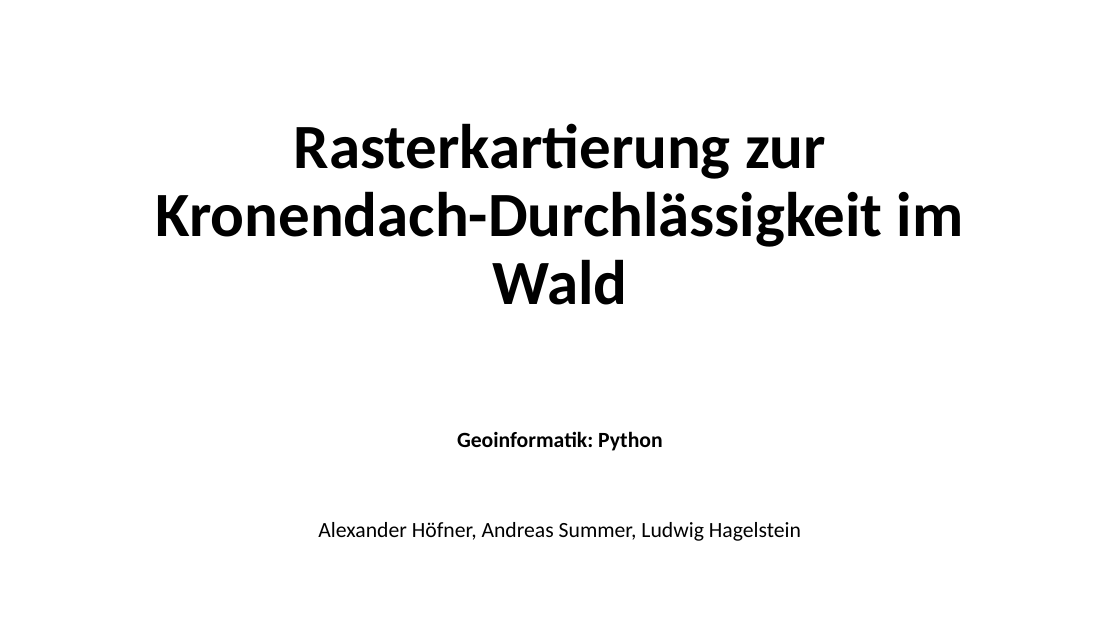
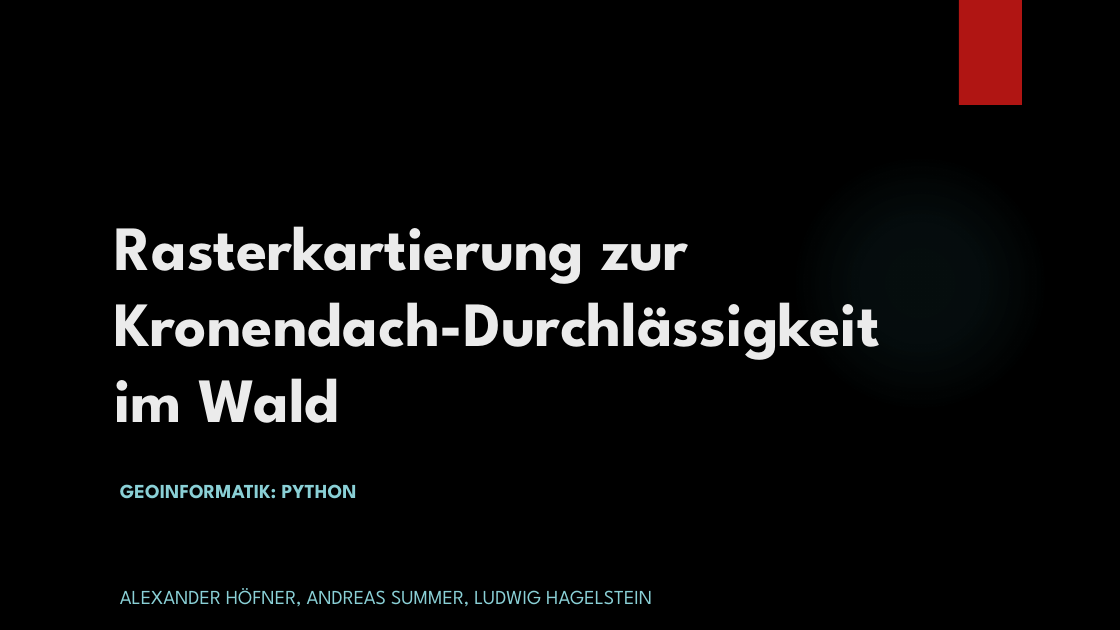
Before and after one commit to PythonThema4/kronendach, a slide deck: slide 1 of Kronendach-Durchlässigkeit.pptx. Drawn at 1120x630 pixels with LibreOffice and Linux fonts; fonts in the diff are those of the drawing; background and template pictures are left out. Boxes give left, top, right and bottom in pixels: in the first picture for what was removed or moved away, otherwise in the second. Text is boxed around its words. In the diff, an @@ line names an element or a change of style, - is before the commit and + after.

```diff
--- a/Kronendach-Durchlässigkeit.pptx
+++ b/Kronendach-Durchlässigkeit.pptx
@@ background #FFFFFF to picture (left out) @@
@@ rectangle added at [959, 0, 1022, 105], fill #B01513 @@
@@ title "Rasterkartierung zur Kronendach-Durchlässigkeit im Wald": place and size @@
-title "Rasterkartierung zur Kronendach-Durchlässigkeit im Wald" at [156, 123, 964, 305]
+title "Rasterkartierung zur Kronendach-Durchlässigkeit im Wald" at [114, 226, 880, 423]
@@ title "Rasterkartierung zur Kronendach-Durchlässigkeit im Wald" at [114, 226, 880, 423]: font Calibri to League Spartan, text colour #000000 to #EBEBEB; alignment centre to left; line spacing 0.9 to 1 @@
@@ ellipse added at [791, 154, 1049, 413], fill gradient #50B9C1 @@
@@ subtitle at [120, 484, 652, 606]: text changed; size 18.6 to 17 pt; font Calibri to League Spartan; text colour #000000 to #8AD0D6 @@
-Geoinformatik: Python
-Alexander Höfner, Andreas Summer, Ludwig Hagelstein
+GEOINFORMATIK: PYTHON
+ALEXANDER HÖFNER, ANDREAS SUMMER, LUDWIG HAGELSTEIN
```
Also in this commit, not shown: 4 other slides changed, 5 slides added, 6 slides removed, 7 other files.
